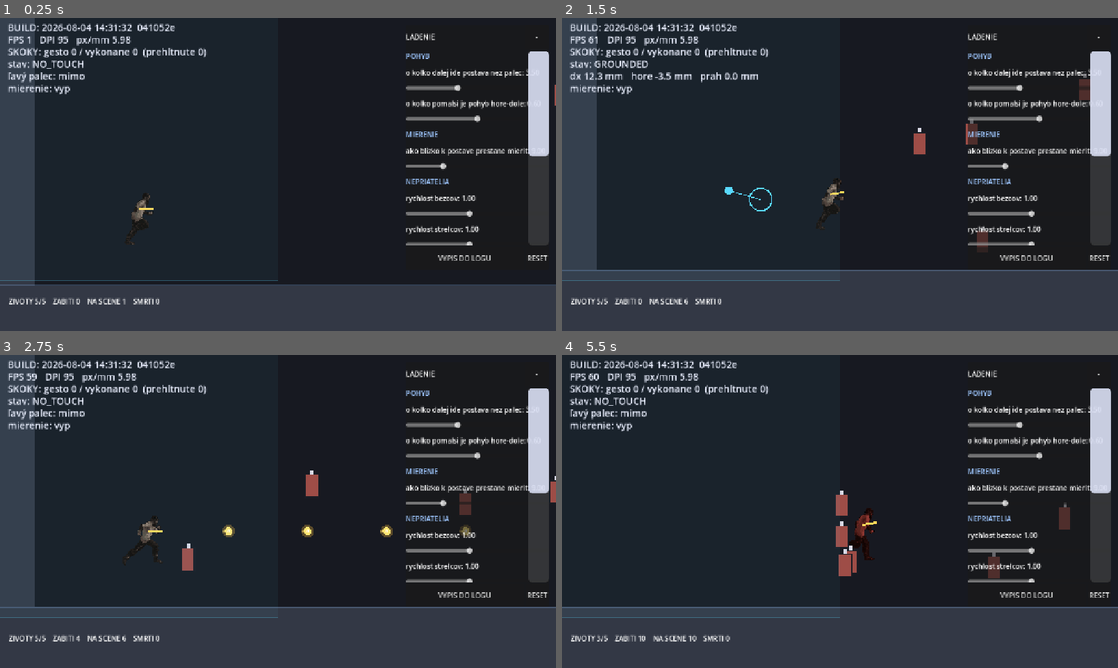
Above: before the commit, frames 1-4 (two rows, left to right).
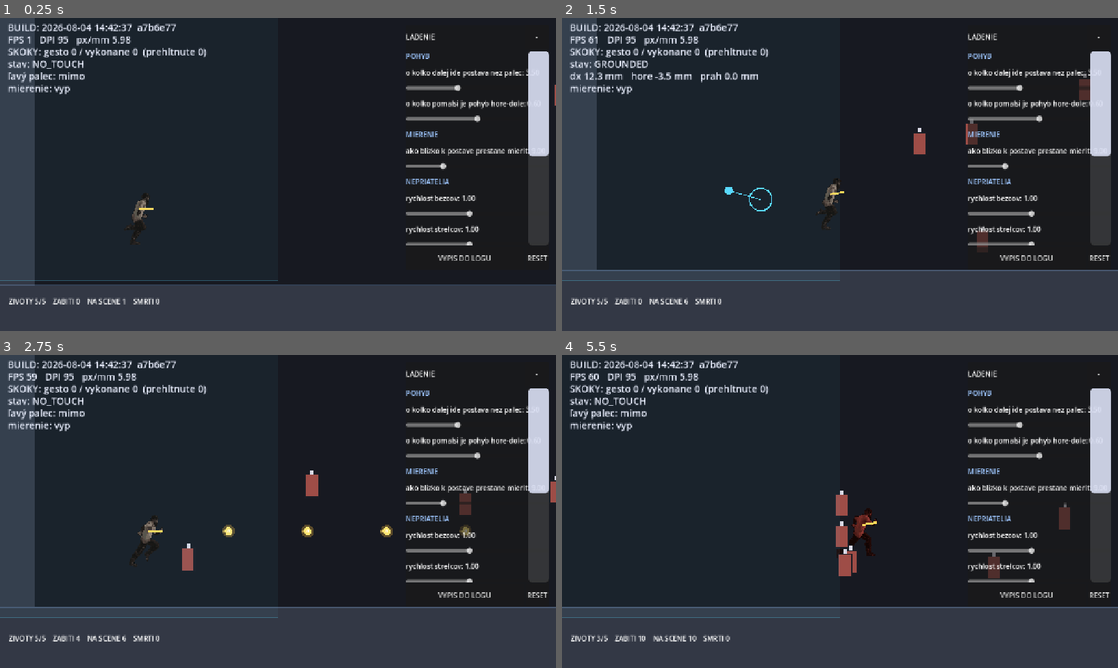
Above: after the commit, the same moments.

Repository: belispav/slavs
Game: Godot game, scene res://scenes/main.tscn
Same seed, same stepped clock (60 frames per second), same inputs: the game is played once before the commit and once after it.
Inputs (mouse positions are in pixels of both pictures, inside the frame that each line leads up to):
- Up to frame 1 (0.25 s): no input
- Up to frame 2 (1.5 s): tap Enter (ui_accept) at 0.5, 0.77 s; move the mouse to (962, 158) at 0.52 s; hold D 0.53-1.25 s; hold Space 0.53-1.25 s; click (962, 158) at 0.67 s; drag from (728, 190) to (823, 218) at 1.27 s
- Up to frame 3 (2.75 s): move the mouse to (333, 442) at 2.02 s; hold A from 2.03 s (still down); hold L from 2.03 s (still down)
- Up to frame 4 (5.5 s): release A at 2.75 s; release L at 2.75 s; drag from (812, 574) to (1040, 530) at 2.77 s; move the mouse to (1006, 558) at 3.52 s; hold D 3.53-4.25 s; hold K 3.53-4.25 s; tap Enter (ui_accept) at 3.77 s; drag from (673, 464) to (806, 602) at 4.27 s; move the mouse to (867, 511) at 5.02 s; hold D from 5.03 s (still down); hold Space from 5.03 s (still down); click (867, 511) at 5.17 s

The runs differ from the first frame. In frame 1, 0.3% of the frame differs, in the area x 19-32%, y 1-73%; in frame 2, 0.3%; in frame 3, 0.3%; in frame 4, 0.4%, in the area x 19-57%, y 1-66%.

Commit message:
Standing pose instead of a frozen stride, and a background brief for free movement
Stopping left the character balanced on one leg and leaning, because a run cycle
contains no standing pose and frame zero is mid-stride. An idle animation is now
loaded from art/idle_px if it has been rendered, and the guide marks it as
required rather than optional. Until one exists the run is held on its narrowest
frame - the point where the legs have passed each other - which on the current
character is frame 16 at 59 pixels wide against frame 1 at 65. Still a walking
pose, just the least wrong one.

The background brief is rewritten for free movement, because the old env prompts
describe scenery behind a character walking a line, and this game needs a floor
walked into. The layout is stated explicitly: the top and bottom edges have to
show why they cannot be crossed, or the game looks like it is stopping the
player for no reason. Roughly 4:3 rather than 20:9, since the camera now travels
vertically, and horizontally tileable with nothing unique in frame - a single
landmark repeats every few seconds and is immediately obvious.

It also says obstacles must not be painted into the background. Anything solid
has to be a separate image: the game cannot read collision out of a backdrop,
and standing in front of a cage rather than behind it only works if the cage is
its own object.

Diff:
--- a/volya/scripts/build_stamp.gd
+++ b/volya/scripts/build_stamp.gd
@@ -5,4 +5,4 @@
 ##
 ## ZAMERNE tu NIE JE class_name: globalne nazvy tried su v cache, ktoru
 ## headless export neobnovuje, a export by na tom padol.
-const STAMP := "2026-08-04 14:31:32  041052e"
+const STAMP := "2026-08-04 14:42:37  a7b6e77"
--- a/volya/scripts/player.gd
+++ b/volya/scripts/player.gd
@@ -35,6 +35,8 @@
 ## so re-rendering the character at a different height keeps the muzzle on the
 ## hands instead of drifting to the knees.
 var _muzzle_height: float = Tuning.MUZZLE_HEIGHT_FALLBACK
+var _has_idle: bool = false
+var _rest_frame: int = 0
 
 
 func _ready() -> void:
@@ -84,9 +86,24 @@
 			% Tuning.PLAYER_ART_DIR)
 		return
 
+	var sheet := SpriteSequence.build_frames(
+		frames, "run", Tuning.PLAYER_ANIM_FPS)
+
+	# A standing animation if one has been rendered; otherwise the run cycle is
+	# held on whichever of its frames is closest to upright.
+	var idle := SpriteSequence.load_frames(Tuning.PLAYER_IDLE_ART_DIR)
+	if idle.is_empty():
+		_rest_frame = SpriteSequence.most_upright_frame(frames)
+	else:
+		_has_idle = true
+		sheet.add_animation(&"idle")
+		sheet.set_animation_speed(&"idle", Tuning.PLAYER_ANIM_FPS)
+		sheet.set_animation_loop(&"idle", true)
+		for tex in idle:
+			sheet.add_frame(&"idle", tex)
+
 	_sprite = AnimatedSprite2D.new()
-	_sprite.sprite_frames = SpriteSequence.build_frames(
-		frames, "run", Tuning.PLAYER_ANIM_FPS)
+	_sprite.sprite_frames = sheet
 	_sprite.animation = &"run"
 	# Nearest, or the whole pixel pass is undone by the GPU smoothing it back.
 	_sprite.texture_filter = CanvasItem.TEXTURE_FILTER_NEAREST
@@ -337,18 +354,27 @@
 
 	_sprite.flip_h = (facing > 0) if Tuning.PLAYER_ART_FACES_LEFT else (facing < 0)
 
-	# Only a run cycle exists so far. Standing still holds a frame rather than
-	# running on the spot; a real idle animation replaces this later.
 	# Speed is taken from both axes: in free movement, walking straight up the
 	# field is still walking and should not freeze the sprite.
 	var speed: float = velocity.length() if Touch.config.free_movement \
 		else absf(velocity.x)
-	if speed > Tuning.PLAYER_ANIM_MIN_SPEED:
+	var moving: bool = speed > Tuning.PLAYER_ANIM_MIN_SPEED
+
+	if moving:
+		if _sprite.animation != &"run":
+			_sprite.animation = &"run"
 		if not _sprite.is_playing():
 			_sprite.play()
+	elif _has_idle:
+		if _sprite.animation != &"idle":
+			_sprite.animation = &"idle"
+			_sprite.play()
 	elif _sprite.is_playing():
+		# No standing animation rendered yet, so hold the least wrong frame of
+		# the run rather than frame zero - which is mid-stride, on one leg and
+		# leaning forward.
 		_sprite.stop()
-		_sprite.frame = 0
+		_sprite.frame = _rest_frame
 
 	var tint := Color.WHITE
 	if _iframes > 0.0:
--- a/volya/scripts/sprite_sequence.gd
+++ b/volya/scripts/sprite_sequence.gd
@@ -102,6 +102,36 @@
 	return sf
 
 
+## Index of the frame closest to standing still.
+##
+## A run cycle has no standing pose, so freezing on frame zero leaves the
+## character balanced on one leg and leaning. The narrowest frame is the one
+## where the legs have passed each other, which is the least wrong thing to
+## hold until a real idle animation exists.
+static func most_upright_frame(frames: Array[Texture2D]) -> int:
+	var best_index := 0
+	var best_width := 1 << 30
+	for index in frames.size():
+		var image := frames[index].get_image()
+		if image == null:
+			continue
+		if image.is_compressed() and image.decompress() != OK:
+			continue
+		var left := image.get_width()
+		var right := -1
+		for x in image.get_width():
+			for y in image.get_height():
+				if image.get_pixel(x, y).a > 0.5:
+					left = mini(left, x)
+					right = maxi(right, x)
+					break
+		var width := right - left
+		if right >= 0 and width < best_width:
+			best_width = width
+			best_index = index
+	return best_index
+
+
 ## How far the lowest opaque pixel sits above the bottom edge of the canvas.
 ##
 ## The renderer auto-frames the model with a margin, so the feet are not on the
--- a/volya/scripts/tuning.gd
+++ b/volya/scripts/tuning.gd
@@ -20,6 +20,9 @@
 # --- Player art ---
 ## Where the pixel pass writes the player's frames.
 const PLAYER_ART_DIR: String = "res://art/run_px"
+## Standing animation. Optional: without it the run cycle is held on its most
+## upright frame, which is better than nothing but still a walking pose.
+const PLAYER_IDLE_ART_DIR: String = "res://art/idle_px"
 ## The renderer produces every frame of the mocap. 30 was picked over 15 and 10
 ## by eye; both lower rates read as choppy on this run cycle.
 const PLAYER_ANIM_FPS: float = 30.0
Not shown, changed: POSTUP_vlastna_postava.md
Not shown, changed: PRIKAZY.md
Not shown, changed: ref/PROMPTY.md
